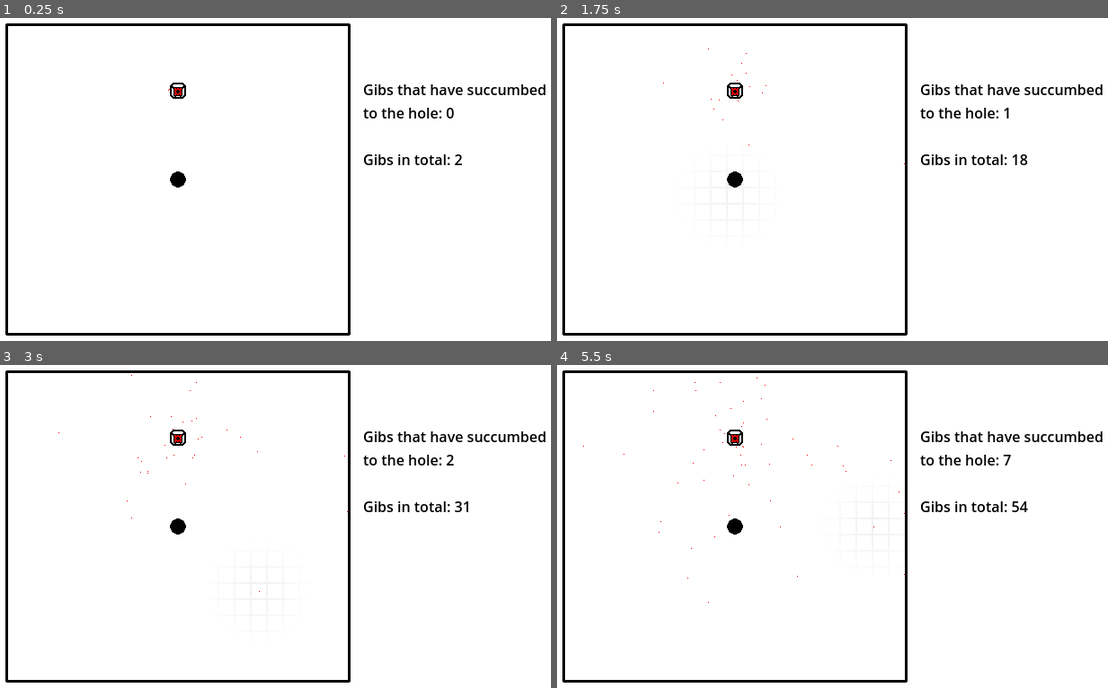
Above: before the commit, frames 1-4 (two rows, left to right).
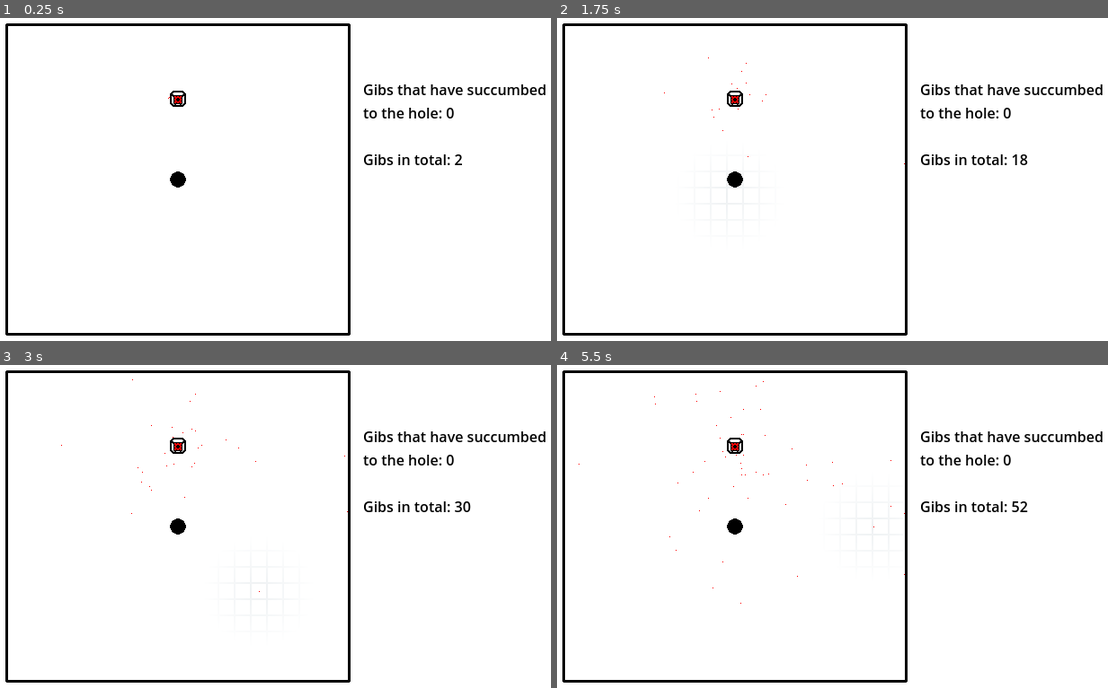
Above: after the commit, the same moments.

Repository: an-olive/BRSD-14
Game: Godot game, scene res://main.tscn
Two runs of this game, one before a commit and one after it. Both use one fixed random seed, a clock stepped at 60 frames per second and the inputs below.
Inputs (mouse positions are in pixels of both pictures, inside the frame that each line leads up to):
- Up to frame 1 (0.25 s): no input
- Up to frame 2 (1.75 s): move the mouse to (970, 163) at 0.52 s; click (970, 163) at 0.67 s; tap Enter at 1.25 s; move the mouse to (727, 195) at 1.27 s; click (727, 195) at 1.42 s
- Up to frame 3 (3 s): move the mouse to (347, 455) at 2.02 s; click (347, 455) at 2.17 s; move the mouse to (258, 591) at 2.77 s; click (258, 591) at 2.92 s
- Up to frame 4 (5.5 s): move the mouse to (1019, 574) at 3.52 s; click (1019, 574) at 3.67 s; move the mouse to (672, 478) at 4.27 s; click (672, 478) at 4.42 s; move the mouse to (871, 526) at 5.02 s; click (871, 526) at 5.17 s

The runs differ from the first frame. In frame 1, 0.2% of the frame differs, in the area x 30-34%, y 20-28%; in frame 2, 0.2%; in frame 3, 0.2%; in frame 4, 0.3%, in the area x 3-86%, y 3-74%.

Commit message:
#1 - restructure code, again

Diff:
--- /dev/null
+++ b/Components/Building.svg
@@ -0,0 +1 @@
+<svg xmlns="http://www.w3.org/2000/svg" width="16" height="16"><path d="M8 1l7 7h-3v7h-2v-4h-2v4h-4v-7h-3" stroke="none" fill="#8da5f3" /></svg>
--- a/Components/producer.gd
+++ b/Components/Buildings/producer.gd
@@ -1,4 +1,5 @@
-extends Sprite2D
+@tool
+extends Building
 
 ## Interval between gib spwans, seconds
 @export_range(0.001, 1, 0.05, "suffix:s", "or_greater")
@@ -7,7 +8,6 @@
 @export var min_speed: float = 10
 @export var max_speed: float = 50
 
-const Gibs = preload("res://gibs.gd")
 var gibs_timer = Timer.new()
 
 func _ready() -> void:
@@ -21,4 +21,4 @@
 	var direction = randf_range(0, TAU)
 	var speed = randf_range(min_speed, max_speed)
 	var velocity = Vector2.from_angle(direction) * speed
-	Gibs.get_instance().spawn_gib(position + Vector2(9, 9) + velocity.normalized() * 9, velocity, 0)
+	Gibs.spawn_gib(position + Vector2(9, 9) + velocity.normalized() * 9, velocity, 0)
--- /dev/null
+++ b/Components/Buildings/producer.tscn
@@ -0,0 +1,15 @@
+[gd_scene load_steps=3 format=3 uid="uid://7xiy0nckhm02"]
+
+[ext_resource type="Texture2D" uid="uid://btls25vxoki2v" path="res://Assets/Buildings/Building_Producer.png" id="1_7i87q"]
+[ext_resource type="Script" uid="uid://duopqsudnhuwe" path="res://Components/Buildings/producer.gd" id="1_benl8"]
+
+[node name="Producer" type="Sprite2D"]
+texture = ExtResource("1_7i87q")
+centered = false
+script = ExtResource("1_benl8")
+collision_shape = NodePath("Collision")
+metadata/_custom_type_script = "uid://cf1qu57v81yjh"
+
+[node name="Collision" type="Polygon2D" parent="."]
+visible = false
+polygon = PackedVector2Array(0, 3, 3, 0, 15, 0, 18, 3, 18, 15, 15, 18, 3, 18, 0, 15)
--- /dev/null
+++ b/Components/Gibs.svg
@@ -0,0 +1 @@
+<svg xmlns="http://www.w3.org/2000/svg" width="16" height="16"><path d="M11 1h2v2h-2z M2 2h2v2h-2z M6 3h2v2h-2z M4 6h2v2h-2z M11 8h2v2h-2z M7 10h2v2h-2z M2 11h2v2h-2z M13 13h2v2h-2z" stroke="none" fill="#8da5f3" /></svg>
--- /dev/null
+++ b/Components/building.gd
@@ -0,0 +1,42 @@
+@tool
+@icon("res://Components/Building.svg")
+class_name Building extends Sprite2D
+
+@export_node_path("Polygon2D")
+var collision_shape: NodePath:
+	set(shape):
+		collision_shape = shape
+		update_configuration_warnings()
+
+@export
+var location: Vector2i = Vector2i(0, 0):
+	set(loc):
+		location = loc
+		update_transform()
+
+@export_group("Physics", "")
+@export
+var collisions_enabled = true
+
+@export_range(0, 1, 0.05)
+var elasticity: float = 1
+
+func _ready() -> void:
+	centered = false
+	update_configuration_warnings()
+	update_transform()
+
+func _get_configuration_warnings() -> PackedStringArray:
+	var warnings = []
+
+	if not collision_shape:
+		warnings.append("Please set `collision_shape` to a non-empty value.")
+
+	return warnings
+
+func update_transform() -> void:
+	if Game.instance == null:
+		return
+
+	print(Game.instance.tile_size)
+	transform.origin = Vector2(Game.instance.area_origin) + Game.instance.tile_size * location
--- a/game.gd
+++ b/Components/game.gd
@@ -1,23 +1,42 @@
+@tool
 extends Node2D
+class_name Game
 
 @export var grid_size: Vector2i = Vector2i(21, 19)
-@export var initial_hole_size: float = 1
+@export var hole_radius: float = 9
+
+@export_category("Area")
+@export var area_origin: Vector2i = Vector2i(9, 9)
+@export var area_size: Vector2i = Vector2i(377, 341)
 
 @export_category("Gibs")
 @export var spawn_rate: float = 30
 @export var debug_mouse_spawn_velocity_multiplier = 10
 
 var tile_size: float
+var hole_position: Vector2
 var mouse_position: Vector2
 var mouse_velocity: Vector2
 
 var gibs_in_hole: int
 
+static var instance: Game
+
 func _ready() -> void:
-	var size = get_viewport_rect().size
-	tile_size = min(size.x / grid_size.x, size.y / grid_size.y)
+	#assert(instance == null, "Game must be a single instance")
+	instance = self
+
+	hole_position = Vector2(area_origin) + Vector2(area_size) / 2
+
+	assert((area_size.x + 1) / grid_size.x == (area_size.y + 1) / grid_size.y, "Grid tiles must be squre")
+	tile_size = (area_size.x + 1) / grid_size.x
+
+	$Grid.visible = Engine.is_editor_hint()
 
 func _process(_delta: float) -> void:
+	if Engine.is_editor_hint():
+		return
+
 	var prev_position = mouse_position
 	mouse_position = get_viewport().get_mouse_position()
 	mouse_velocity = mouse_position - prev_position
@@ -25,10 +44,13 @@
 	$Label.text = "Gibs that have succumbed\nto the hole: %d\n\nGibs in total: %d" % [gibs_in_hole, len(Gibs.gibs)]
 
 func _input(event: InputEvent) -> void:
+	if Engine.is_editor_hint():
+		return
+
 	if event is InputEventMouseButton or event is InputEventMouseMotion:
 		if event.button_mask & MOUSE_BUTTON_MASK_LEFT:
-			$Gibs.spawn_gib(mouse_position, mouse_velocity)
+			Gibs.spawn_gib(mouse_position, mouse_velocity)
 
 
-func _on_gibs_into_the_hole(Gib: Variant) -> void:
+func _on_gibs_into_the_hole(_gib: Variant) -> void:
 	gibs_in_hole += 1
--- /dev/null
+++ b/Components/game.tscn
@@ -0,0 +1,39 @@
+[gd_scene load_steps=6 format=3 uid="uid://v14xu65rsedv"]
+
+[ext_resource type="Script" uid="uid://8ihith2aq67n" path="res://Components/game.gd" id="1_80nbo"]
+[ext_resource type="Texture2D" uid="uid://dmy01tocun156" path="res://Assets/UI/BuildArea_Grid.png" id="2_7jktm"]
+[ext_resource type="Script" uid="uid://bkej6gpfj2xc1" path="res://Components/gibs.gd" id="2_ryrav"]
+[ext_resource type="Texture2D" uid="uid://cp5loriru8481" path="res://Assets/Buildings/Hole.png" id="3_fc0e3"]
+[ext_resource type="PackedScene" uid="uid://7xiy0nckhm02" path="res://Components/Buildings/producer.tscn" id="4_fc0e3"]
+
+[node name="Game" type="Node2D"]
+script = ExtResource("1_80nbo")
+
+[node name="Gibs" type="Sprite2D" parent="."]
+centered = false
+script = ExtResource("2_ryrav")
+metadata/_custom_type_script = "uid://bkej6gpfj2xc1"
+
+[node name="Grid" type="TextureRect" parent="."]
+offset_right = 640.0
+offset_bottom = 360.0
+texture = ExtResource("2_7jktm")
+
+[node name="Hole" type="Sprite2D" parent="."]
+z_index = 2
+position = Vector2(189, 171)
+texture = ExtResource("3_fc0e3")
+centered = false
+
+[node name="Producer" parent="." instance=ExtResource("4_fc0e3")]
+position = Vector2(189, 81)
+location = Vector2i(10, 4)
+
+[node name="Label" type="Label" parent="."]
+offset_left = 404.0
+offset_top = 68.0
+offset_right = 613.0
+offset_bottom = 117.0
+theme_override_colors/font_color = Color(0, 0, 0, 1)
+text = "Gibs that have
+succumbed to the hole: %d"
--- /dev/null
+++ b/Components/gibs.gd
@@ -0,0 +1,73 @@
+@icon("res://Components/Gibs.svg")
+class_name Gibs extends Sprite2D
+
+@export var holeForceMultiplier: float = 100000.0
+@export var wallElasticity: float = 0.5
+## How much of the current velocity is lost each second
+@export_range(0, 1, 0.01) var velocityLoss: float = 0.0
+
+signal intoTheHole(Gib)
+
+static var gibs: Array[Gib] = []
+static var instance: Gibs
+
+class Gib:
+	var pos: Vector2
+	var vel: Vector2
+	var color: Color
+	var active: bool
+
+	func _init(pos: Vector2, vel: Vector2, color: Color) -> void:
+		self.pos = pos
+		self.vel = vel
+		self.color = color
+		self.active = true
+
+	func update(delta: float = 1.0) -> void:
+		var relativeToCenter = Game.instance.hole_position - pos
+		var distanceToCenter = sqrt(relativeToCenter.x ** 2 + relativeToCenter.y ** 2)
+		if distanceToCenter < Game.instance.hole_radius:
+			Gibs.instance.intoTheHole.emit(self)
+			active = false
+			return
+
+		# Process velocity
+		var force = (1.0 / distanceToCenter ** 2.0) * Gibs.instance.holeForceMultiplier
+		var angle = atan2(relativeToCenter.y, relativeToCenter.x)
+
+		vel += Vector2(cos(angle), sin(angle)) * force * delta
+		vel *= 1.0 - (Gibs.instance.velocityLoss * delta)
+
+		# Process velocity changes due to location
+		var origin = Game.instance.area_origin
+		var size = Game.instance.area_size
+		if pos.x < origin.x or pos.x > origin.x + size.x:
+			pos.x = clamp(pos.x, origin.x, origin.x + size.x)
+			vel.x *= -Gibs.instance.wallElasticity
+		if pos.y < origin.y or pos.y > origin.y + size.y:
+			pos.y = clamp(pos.y, origin.y, origin.y + size.y)
+			vel.y *= -Gibs.instance.wallElasticity
+
+		# Process position
+		pos += vel * delta
+
+static func spawn_gib(pos: Vector2, velocity: Vector2, hue: float = 0) -> void:
+	var color = Color.from_hsv(hue, 1, 1)
+	var gib = Gib.new(pos, velocity, color)
+	gibs.append(gib)
+
+func _ready() -> void:
+	assert(instance == null, "Gibs must be a single instance")
+	instance = self
+
+func _process(delta: float) -> void:
+	for gib in gibs:
+		gib.update(delta)
+	if not gibs.all(func(gib): return gib.active):
+		gibs = gibs.filter(func(gib): return gib.active)
+
+	var image = Image.create(640, 360, false, Image.FORMAT_RGBA8)
+	image.fill(Color.TRANSPARENT)
+	for gib in gibs:
+		image.set_pixel(round(gib.pos.x), round(gib.pos.y), gib.color)
+	texture = ImageTexture.create_from_image(image)
--- a/Components/producer.tscn
+++ /dev/null
@@ -1,9 +0,0 @@
-[gd_scene load_steps=3 format=3 uid="uid://d24kirevx3y5j"]
-
-[ext_resource type="Texture2D" uid="uid://btls25vxoki2v" path="res://Assets/Buildings/Building_Producer.png" id="1_84mof"]
-[ext_resource type="Script" uid="uid://b3loxwq07fpp7" path="res://Components/producer.gd" id="2_crrts"]
-
-[node name="Producer" type="Sprite2D"]
-texture = ExtResource("1_84mof")
-centered = false
-script = ExtResource("2_crrts")
--- a/game.tscn
+++ /dev/null
@@ -1,31 +0,0 @@
-[gd_scene load_steps=5 format=3 uid="uid://v14xu65rsedv"]
-
-[ext_resource type="Script" uid="uid://8ihith2aq67n" path="res://game.gd" id="1_80nbo"]
-[ext_resource type="PackedScene" uid="uid://khdnx5d8eo0q" path="res://gibs.tscn" id="3_7jktm"]
-[ext_resource type="Texture2D" uid="uid://cp5loriru8481" path="res://Assets/Buildings/Hole.png" id="3_fc0e3"]
-[ext_resource type="PackedScene" uid="uid://d24kirevx3y5j" path="res://Components/producer.tscn" id="4_fc0e3"]
-
-[node name="Game" type="Node2D"]
-script = ExtResource("1_80nbo")
-
-[node name="Hole" type="Sprite2D" parent="."]
-z_index = 2
-position = Vector2(189, 171)
-texture = ExtResource("3_fc0e3")
-centered = false
-
-[node name="Gibs" parent="." instance=ExtResource("3_7jktm")]
-
-[node name="Producer" parent="." instance=ExtResource("4_fc0e3")]
-position = Vector2(189, 72)
-
-[node name="Label" type="Label" parent="."]
-offset_left = 404.0
-offset_top = 68.0
-offset_right = 613.0
-offset_bottom = 117.0
-theme_override_colors/font_color = Color(0, 0, 0, 1)
-text = "Gibs that have
-succumbed to the hole: %d"
-
-[connection signal="intoTheHole" from="Gibs" to="." method="_on_gibs_into_the_hole"]
--- a/gibs.gd
+++ /dev/null
@@ -1,108 +0,0 @@
-extends Sprite2D
-class_name Gibs
-
-@export var holeForceMultiplier: float = 100000.0
-@export var wallElasticity: float = 0.5
-## How much of the current velocity is lost each second
-@export_range(0, 1, 0.01) var velocityLoss: float = 0.0
-
-@export_group("Setup")
-@export var areaOrigin: Vector2i = Vector2i(9, 9)
-@export var areaSize: Vector2i = Vector2i(377, 341)
-@export var holePos: Vector2i = Vector2i(198, 180)
-@export var holeRadius: float = 9.0
-
-signal intoTheHole(Gib)
-
-static var gibs: Array[Gib] = []
-static var instance: Gibs
-static var _data: _SetupData
-
-class _SetupData:
-	var origin: Vector2
-	var size: Vector2
-	var holePos: Vector2
-	var holeForceMultiplier: float
-	var intoTheHole: Signal
-	var wallElasticity: float
-	var velocityLoss: float
-	var holeRadius: float
-
-	func _init(origin: Vector2i, size: Vector2i, holePos: Vector2i,
-			holeForceMultiplier: float, intoTheHole: Signal,
-			wallElasticity: float, velocityLoss: float,
-			holeRadius: float) -> void:
-		self.origin = origin
-		self.size = size
-		self.holePos = holePos
-		self.holeForceMultiplier = holeForceMultiplier
-		self.intoTheHole = intoTheHole
-		self.wallElasticity = wallElasticity
-		self.velocityLoss = velocityLoss
-		self.holeRadius = holeRadius
-
-class Gib:
-	var pos: Vector2
-	var vel: Vector2
-	var color: Color
-	var active: bool
-
-	var data: _SetupData
-
-	func _init(pos: Vector2, vel: Vector2, color: Color, data: _SetupData) -> void:
-		self.pos = pos
-		self.vel = vel
-		self.color = color
-		self.active = true
-		self.data = data
-
-	func update(delta: float = 1.0) -> void:
-		var relativeToCenter = data.holePos - pos
-		var distanceToCenter = sqrt(relativeToCenter.x ** 2 + relativeToCenter.y ** 2)
-		if distanceToCenter < data.holeRadius:
-			data.intoTheHole.emit(self)
-			active = false
-			return
-
-		# Process velocity
-		var force = (1.0 / distanceToCenter ** 2.0) * data.holeForceMultiplier
-		var angle = atan2(relativeToCenter.y, relativeToCenter.x)
-
-		vel += Vector2(cos(angle), sin(angle)) * force * delta
-		vel *= 1.0 - (data.velocityLoss * delta)
-
-		# Process velocity changes due to location
-		if pos.x < data.origin.x or pos.x > data.origin.x + data.size.x:
-			pos.x = clamp(pos.x, data.origin.x, data.origin.x + data.size.x)
-			vel.x *= -data.wallElasticity
-		if pos.y < data.origin.y or pos.y > data.origin.y + data.size.y:
-			pos.y = clamp(pos.y, data.origin.y, data.origin.y + data.size.y)
-			vel.y *= -data.wallElasticity
-
-		# Process position
-		pos += vel * delta
-
-func spawn_gib(pos: Vector2, velocity: Vector2, hue: float = 0)->void:
-	var color = Color.from_hsv(hue, 1, 1)
-	var gib = Gib.new(pos, velocity, color, _data)
-	gibs.append(gib)
-
-func _ready() -> void:
-	instance = self
-	_data = _SetupData.new(areaOrigin, areaSize, holePos, holeForceMultiplier,
-		intoTheHole, wallElasticity, velocityLoss, holeRadius)
-
-func _process(delta: float) -> void:
-	for gib in gibs:
-		gib.update(delta)
-	if not gibs.all(func(gib): return gib.active):
-		gibs = gibs.filter(func(gib): return gib.active)
-
-	var image = Image.create(640, 360, false, Image.FORMAT_RGBA8)
-	image.fill(Color.TRANSPARENT)
-	for gib in gibs:
-		image.set_pixel(round(gib.pos.x), round(gib.pos.y), gib.color)
-	texture = ImageTexture.create_from_image(image)
-
-static func get_instance() -> Gibs:
-	return instance
--- a/gibs.tscn
+++ /dev/null
@@ -1,7 +0,0 @@
-[gd_scene load_steps=2 format=3 uid="uid://khdnx5d8eo0q"]
-
-[ext_resource type="Script" uid="uid://bkej6gpfj2xc1" path="res://gibs.gd" id="1_q34a7"]
-
-[node name="GibsHost" type="Sprite2D"]
-centered = false
-script = ExtResource("1_q34a7")
--- a/main.tscn
+++ b/main.tscn
@@ -1,6 +1,6 @@
 [gd_scene load_steps=7 format=3 uid="uid://c5nq1t26y817x"]
 
-[ext_resource type="PackedScene" uid="uid://v14xu65rsedv" path="res://game.tscn" id="1_ig7tw"]
+[ext_resource type="PackedScene" uid="uid://v14xu65rsedv" path="res://Components/game.tscn" id="1_ig7tw"]
 [ext_resource type="Script" uid="uid://d2m2b67w24vqt" path="res://main.gd" id="1_lquwl"]
 [ext_resource type="Shader" uid="uid://dw5rglqg026iu" path="res://Shaders/discover.gdshader" id="2_1bvp3"]
 [ext_resource type="Texture2D" uid="uid://q8obw27mr2h5" path="res://Assets/UI/BuildArea_Border.png" id="2_h2yge"]
--- a/project.godot
+++ b/project.godot
@@ -23,6 +23,10 @@
 window/stretch/mode="viewport"
 window/stretch/scale_mode="integer"
 
+[editor_plugins]
+
+enabled=PackedStringArray()
+
 [rendering]
 
 renderer/rendering_method="gl_compatibility"
Not shown, added: Components/Building.svg.import
Not shown, added: Components/Buildings/producer.gd.uid
Not shown, added: Components/Gibs.svg.import
Not shown, added: Components/building.gd.uid
Renamed: game.gd.uid -> Components/game.gd.uid
Renamed: gibs.gd.uid -> Components/gibs.gd.uid
Not shown, removed: Components/producer.gd.uid
